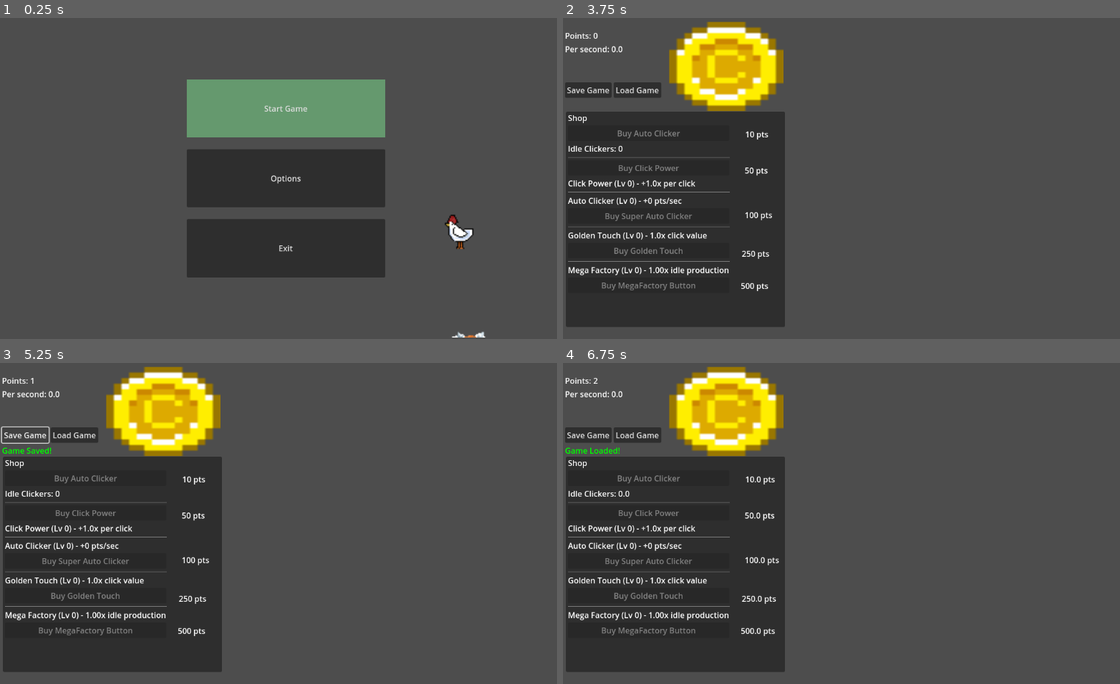
Above: before the commit, frames 1-4 (two rows, left to right).
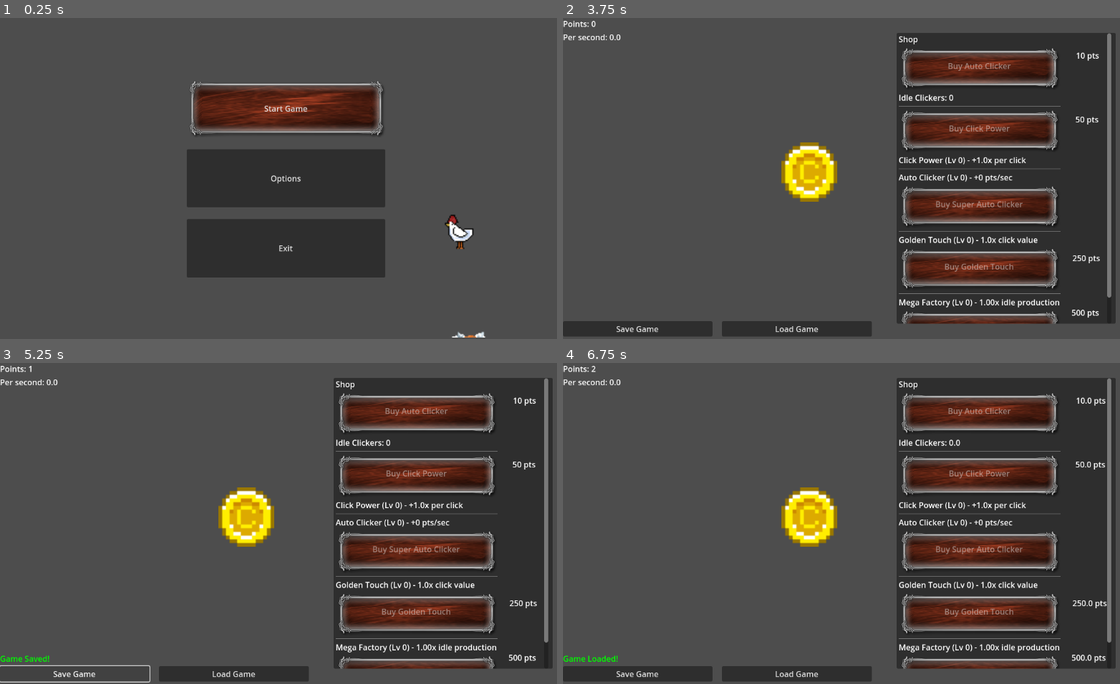
Above: after the commit, the same moments.

Repository: SamuelMTack/Push-Out-Games
Game: Godot game, scene res://main_ui.tscn
Same seed, same stepped clock (60 frames per second), same inputs: the game is played once before the commit and once after it.
Inputs (mouse positions are in pixels of both pictures, inside the frame that each line leads up to; where the layout moved, square brackets give the same spot in the first picture):
- Up to frame 1 (0.25 s): no input
- Up to frame 2 (3.75 s): click "Start Game" at 0.5 s; click "Start Game" at 1.25 s; click "Start Game" at 2 s; click "Options" at 2.75 s
- Up to frame 3 (5.25 s): click (245, 517) [161, 411] at 4.25 s; click "Save Game" at 5 s
- Up to frame 4 (6.75 s): click "Load Game" at 5.75 s; click (808, 517) [724, 411] at 6.5 s

The runs differ from the first frame. In frame 1, 6.4% of the frame differs, in the area x 33-70%, y 19-38%; in frame 2, 66%; in frame 3, 66%; in frame 4, 66%, in the area x 0-100%, y 0-100%.

Commit message:
Few Changes

Diff:
--- a/claude-clicker-game/Scripts/node_2d.gd
+++ b/claude-clicker-game/Scripts/node_2d.gd
@@ -31,16 +31,16 @@
 const SAVE_PATH = "user://clicker_save.json"
 
 # UI References
-@onready var button_click_sfx_coin_button: AudioStreamPlayer2D = $VBoxContainer/ClickButton/ButtonClickSFXCoinButton
-@onready var points_label = $VBoxContainer/PointsLabel
-@onready var click_button = $VBoxContainer/ClickButton
+@onready var button_click_sfx_coin_button: AudioStreamPlayer2D = %ButtonClickSFXCoinButton
+@onready var points_label = %PointsLabel
+@onready var click_button = %ClickButton
 @onready var shop_panel = $ShopPanel
 @onready var clicker_price_label = $ShopPanel/ShopScroll/ShopItems/BuyClickerButton/PriceLabel
 @onready var clickers_owned_label = $ShopPanel/ShopScroll/ShopItems/ClickersOwnedLabel
-@onready var points_per_sec_label = $VBoxContainer/PointsPerSecLabel
-@onready var save_button = $VBoxContainer/SaveLoadButtons/SaveButton
-@onready var load_button = $VBoxContainer/SaveLoadButtons/LoadButton
-@onready var save_status_label = $VBoxContainer/SaveStatusLabel
+@onready var points_per_sec_label = %PointsPerSecLabel
+@onready var save_button = %SaveButton
+@onready var load_button = %LoadButton
+@onready var save_status_label = %SaveStatusLabel
 
 func _ready():
 	# Connect signals
@@ -75,7 +75,7 @@
 	# Add animation effect
 	click_button.scale = Vector2(0.95, 0.95)
 	var tween = create_tween()
-	tween.tween_property(click_button, "scale", Vector2(1.0, 1.0), 0.1)
+	tween.tween_property(click_button, "scale", Vector2(2.5, 2.5), 0.1)
 
 func _on_buy_clicker_pressed():
 	if points >= clicker_price:
--- /dev/null
+++ b/claude-clicker-game/Themes/UI_Theme.tres
@@ -0,0 +1,38 @@
+[gd_resource type="Theme" load_steps=7 format=3 uid="uid://b26pfekpoe4fs"]
+
+[ext_resource type="Texture2D" uid="uid://bwovvyebaplcc" path="res://Themes/Input/boxNormal.png" id="1_3l8vs"]
+[ext_resource type="Texture2D" uid="uid://djrxh5r5us4wu" path="res://Themes/Input/boxSelect.png" id="2_nt3vr"]
+
+[sub_resource type="StyleBoxTexture" id="StyleBoxTexture_vjnto"]
+texture = ExtResource("1_3l8vs")
+texture_margin_left = 32.0
+texture_margin_top = 27.0
+texture_margin_right = 32.0
+texture_margin_bottom = 37.0
+
+[sub_resource type="StyleBoxTexture" id="StyleBoxTexture_hixn6"]
+texture = ExtResource("2_nt3vr")
+texture_margin_left = 32.0
+texture_margin_top = 37.0
+texture_margin_right = 32.0
+texture_margin_bottom = 37.0
+
+[sub_resource type="StyleBoxTexture" id="StyleBoxTexture_nt3vr"]
+texture = ExtResource("1_3l8vs")
+texture_margin_left = 32.0
+texture_margin_top = 37.0
+texture_margin_right = 32.0
+texture_margin_bottom = 37.0
+
+[sub_resource type="StyleBoxTexture" id="StyleBoxTexture_cqiu8"]
+texture = ExtResource("2_nt3vr")
+texture_margin_left = 32.0
+texture_margin_top = 37.0
+texture_margin_right = 32.0
+texture_margin_bottom = 37.0
+
+[resource]
+Button/styles/disabled = SubResource("StyleBoxTexture_vjnto")
+Button/styles/hover = SubResource("StyleBoxTexture_hixn6")
+Button/styles/normal = SubResource("StyleBoxTexture_nt3vr")
+Button/styles/pressed = SubResource("StyleBoxTexture_cqiu8")
--- a/claude-clicker-game/main_ui.tscn
+++ b/claude-clicker-game/main_ui.tscn
@@ -1,19 +1,10 @@
-[gd_scene load_steps=20 format=3 uid="uid://bn7bcymv1b1dm"]
+[gd_scene load_steps=18 format=3 uid="uid://bn7bcymv1b1dm"]
 
 [ext_resource type="Script" uid="uid://11o42lhqb5tm" path="res://Scripts/main_ui.gd" id="1_4uoxc"]
 [ext_resource type="Texture2D" uid="uid://dyaktjn5d1c7p" path="res://Sprites/Falling_Egg_Sprite.png" id="2_4uoxc"]
 [ext_resource type="Script" uid="uid://b4s8j5r0tjtj4" path="res://Scripts/button_click_me.gd" id="2_llbac"]
+[ext_resource type="Theme" uid="uid://b26pfekpoe4fs" path="res://Themes/UI_Theme.tres" id="2_n1q3t"]
 [ext_resource type="Texture2D" uid="uid://cvqltc5pc1mn5" path="res://Sprites/Chicken_Sprite.png" id="3_llbac"]
-
-[sub_resource type="StyleBoxFlat" id="StyleBoxFlat_dcbcb"]
-bg_color = Color(0.318856, 0.49854326, 0.3505717, 1)
-
-[sub_resource type="StyleBoxFlat" id="StyleBoxFlat_4uoxc"]
-bg_color = Color(0.39607844, 0.6, 0.43137255, 1)
-
-[sub_resource type="Theme" id="Theme_llbac"]
-Button/styles/hover = SubResource("StyleBoxFlat_dcbcb")
-Button/styles/normal = SubResource("StyleBoxFlat_4uoxc")
 
 [sub_resource type="AtlasTexture" id="AtlasTexture_n1q3t"]
 atlas = ExtResource("2_4uoxc")
@@ -133,7 +124,7 @@
 custom_minimum_size = Vector2(0, 50)
 layout_mode = 2
 size_flags_vertical = 3
-theme = SubResource("Theme_llbac")
+theme = ExtResource("2_n1q3t")
 text = "Start Game"
 script = ExtResource("2_llbac")
 
--- a/claude-clicker-game/node_2d.tscn
+++ b/claude-clicker-game/node_2d.tscn
@@ -1,88 +1,72 @@
-[gd_scene load_steps=5 format=3 uid="uid://boycwgpu048yy"]
+[gd_scene load_steps=7 format=3 uid="uid://boycwgpu048yy"]
 
 [ext_resource type="Script" uid="uid://q7ri5gs0vl3l" path="res://Scripts/node_2d.gd" id="1_6whob"]
 [ext_resource type="Texture2D" uid="uid://5wyxn05cdg7p" path="res://Sprites/coin_01.png" id="2_u7krg"]
 [ext_resource type="AudioStream" uid="uid://c32f2ctcqoyid" path="res://FX/coin1.wav" id="3_tx0tn"]
+[ext_resource type="Theme" uid="uid://b26pfekpoe4fs" path="res://Themes/UI_Theme.tres" id="4_q6r6c"]
 [ext_resource type="AudioStream" uid="uid://cq1jp1xi0i1dc" path="res://Music/jacksontorreal_-_rest_(for_a_bit).mp3" id="4_wjtap"]
 
+[sub_resource type="CanvasItemMaterial" id="CanvasItemMaterial_q6r6c"]
+
 [node name="Node2D" type="Node2D"]
-position = Vector2(82, -1)
 script = ExtResource("1_6whob")
 
-[node name="VBoxContainer" type="Control" parent="."]
-layout_mode = 3
-anchors_preset = 0
-offset_left = -78.20662
-offset_top = 25.0
-offset_right = 115.79338
-offset_bottom = 189.0
+[node name="VBoxContainer" type="VBoxContainer" parent="."]
+offset_right = 622.0
+offset_bottom = 643.0
 
 [node name="PointsLabel" type="Label" parent="VBoxContainer"]
-layout_mode = 1
-anchors_preset = -1
+unique_name_in_owner = true
+layout_mode = 2
+text = "Points:"
+vertical_alignment = 1
+
+[node name="TextureRect" type="TextureRect" parent="VBoxContainer/PointsLabel"]
+layout_mode = 1
+anchors_preset = 15
 anchor_right = 1.0
-anchor_bottom = 0.14
-offset_bottom = 0.03999901
-
-[node name="PointsPerSecLabel" type="Label" parent="VBoxContainer"]
-layout_mode = 1
-anchors_preset = -1
-anchor_top = 0.165
-anchor_right = 1.0
-anchor_bottom = 0.305
-offset_top = -0.060001373
-offset_bottom = -0.020000458
-
-[node name="ClickButton" type="TextureButton" parent="VBoxContainer"]
-layout_mode = 1
-anchors_preset = -1
-anchor_top = -0.098000005
-anchor_right = 2.269
-anchor_bottom = 1.0
-offset_left = 210.20662
-offset_top = 0.0720005
-offset_right = 0.020599365
-texture_normal = ExtResource("2_u7krg")
-stretch_mode = 0
-
-[node name="ButtonClickSFXCoinButton" type="AudioStreamPlayer2D" parent="VBoxContainer/ClickButton"]
-stream = ExtResource("3_tx0tn")
-
-[node name="SaveLoadButtons" type="HBoxContainer" parent="VBoxContainer"]
-layout_mode = 1
-anchors_preset = -1
-anchor_top = 0.646
-anchor_right = 1.0
-anchor_bottom = 1.0
-offset_top = 0.055992126
-offset_bottom = -27.0
+anchor_bottom = 1.0
 grow_horizontal = 2
 grow_vertical = 2
 
-[node name="SaveButton" type="Button" parent="VBoxContainer/SaveLoadButtons"]
-layout_mode = 2
+[node name="PointsPerSecLabel" type="Label" parent="VBoxContainer"]
+unique_name_in_owner = true
+layout_mode = 2
+text = "Per sec:"
+vertical_alignment = 1
+
+[node name="VBoxContainer" type="VBoxContainer" parent="VBoxContainer"]
+layout_mode = 2
+size_flags_vertical = 10
+
+[node name="SaveStatusLabel" type="Label" parent="VBoxContainer/VBoxContainer"]
+unique_name_in_owner = true
+layout_mode = 2
+
+[node name="SaveLoadButtons" type="HBoxContainer" parent="VBoxContainer/VBoxContainer"]
+layout_mode = 2
+theme_override_constants/separation = 19
+
+[node name="SaveButton" type="Button" parent="VBoxContainer/VBoxContainer/SaveLoadButtons"]
+unique_name_in_owner = true
+layout_mode = 2
+size_flags_horizontal = 3
 text = "Save Game"
 
-[node name="LoadButton" type="Button" parent="VBoxContainer/SaveLoadButtons"]
-layout_mode = 2
+[node name="LoadButton" type="Button" parent="VBoxContainer/VBoxContainer/SaveLoadButtons"]
+unique_name_in_owner = true
+layout_mode = 2
+size_flags_horizontal = 3
 text = "Load Game
 "
 
-[node name="SaveStatusLabel" type="Label" parent="VBoxContainer"]
-layout_mode = 1
-anchors_preset = -1
-anchor_top = 0.64900005
-anchor_right = 1.0
-anchor_bottom = 1.0
-offset_top = 34.563995
-grow_horizontal = 2
-grow_vertical = 2
-
 [node name="ShopPanel" type="Panel" parent="."]
-offset_left = -76.0
-offset_top = 190.0
-offset_right = 365.0
-offset_bottom = 624.8374
+material = SubResource("CanvasItemMaterial_q6r6c")
+offset_left = 672.0
+offset_top = 30.0
+offset_right = 1113.0
+offset_bottom = 617.0
+theme = ExtResource("4_q6r6c")
 
 [node name="ShopScroll" type="ScrollContainer" parent="ShopPanel"]
 layout_mode = 1
@@ -212,3 +196,17 @@
 stream = ExtResource("4_wjtap")
 autoplay = true
 parameters/looping = true
+
+[node name="ClickButton" type="TextureButton" parent="."]
+unique_name_in_owner = true
+offset_left = 439.99997
+offset_top = 250.99998
+offset_right = 484.99997
+offset_bottom = 299.0
+scale = Vector2(2.5, 2.5)
+texture_normal = ExtResource("2_u7krg")
+stretch_mode = 0
+
+[node name="ButtonClickSFXCoinButton" type="AudioStreamPlayer2D" parent="ClickButton"]
+unique_name_in_owner = true
+stream = ExtResource("3_tx0tn")
Binary file added: claude-clicker-game/Themes/Input/boxHover.png
Not shown, added: claude-clicker-game/Themes/Input/boxHover.png.import
Binary file added: claude-clicker-game/Themes/Input/boxNormal.png
Not shown, added: claude-clicker-game/Themes/Input/boxNormal.png.import
Binary file added: claude-clicker-game/Themes/Input/boxSelect.png
Not shown, added: claude-clicker-game/Themes/Input/boxSelect.png.import
